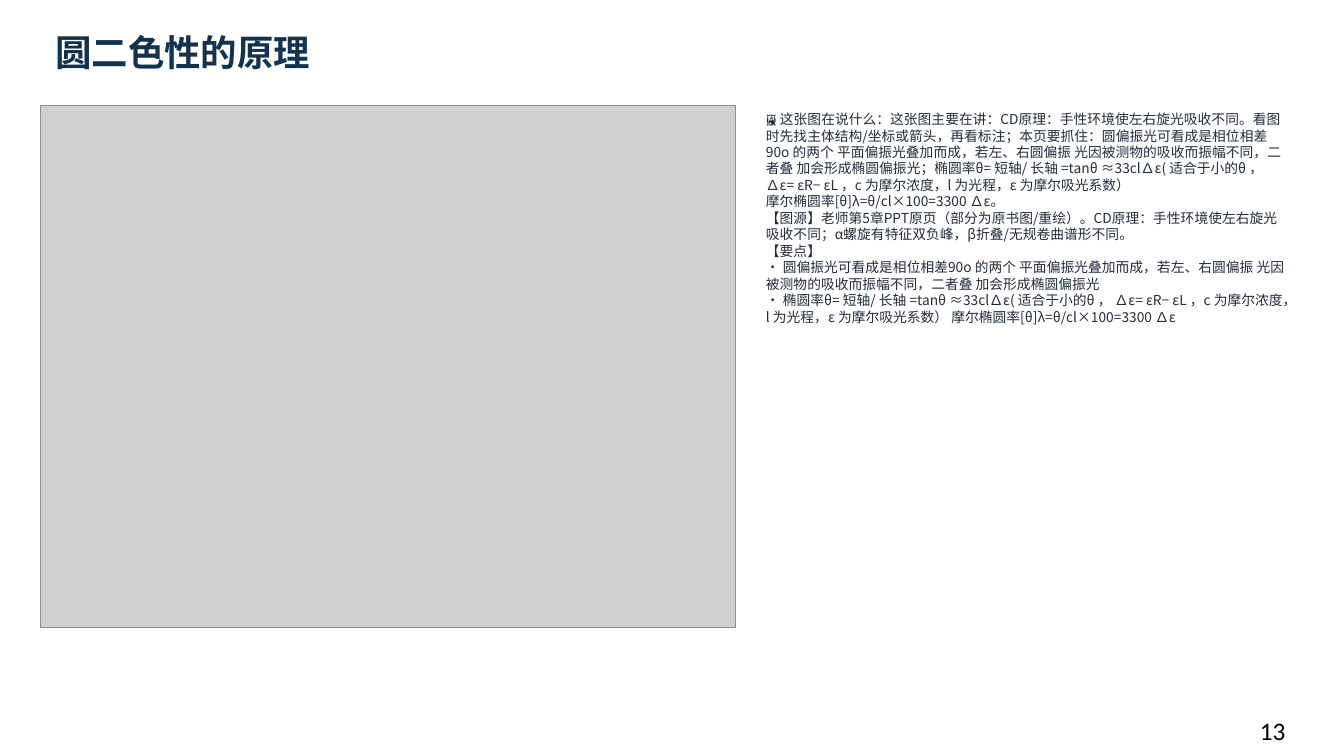
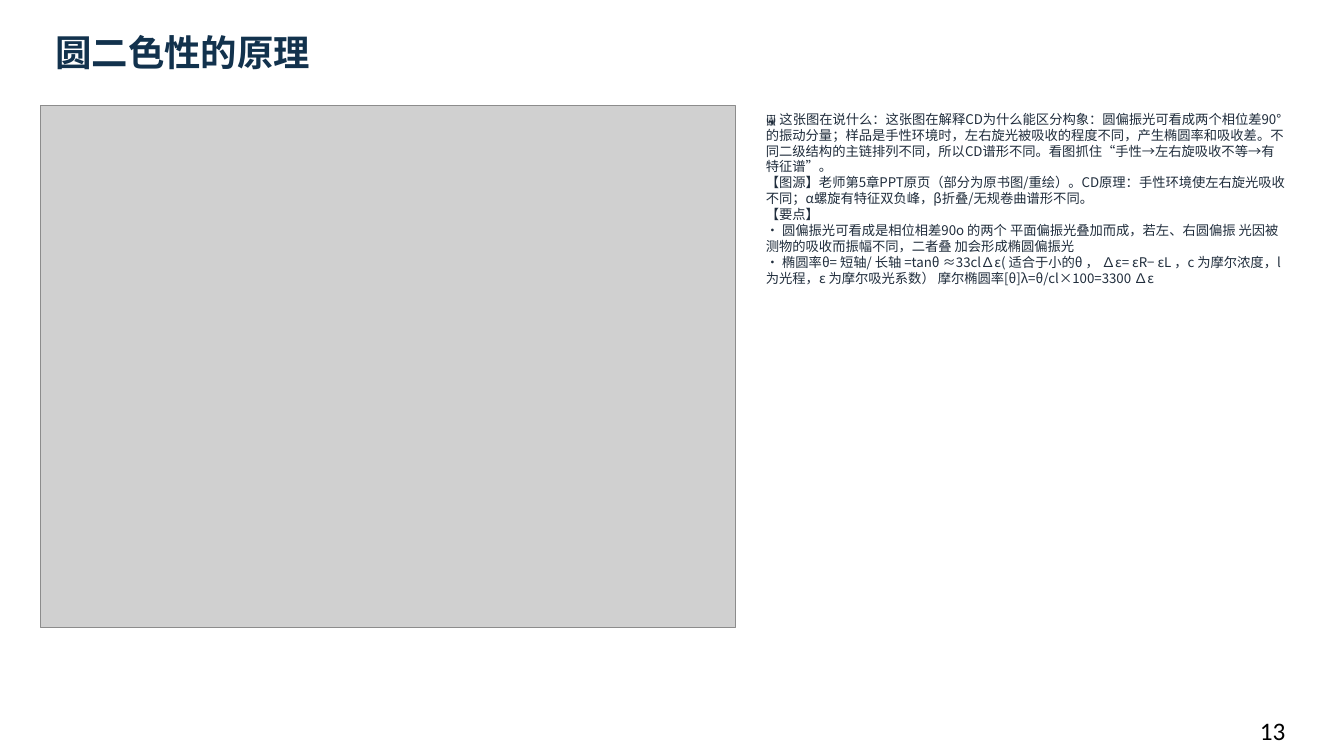
Before and after one commit to newkan-li/Biochemistry, a slide deck: slide 13 of downloads/bc03-ai-style.pptx. Drawn at 1344x756 pixels with LibreOffice and Linux fonts; fonts in the diff are those of the drawing; grey boxes stand for pictures. Boxes give left, top, right and bottom in pixels: in the first picture for what was removed or moved away, otherwise in the second. Text is boxed around its words. In the diff, an @@ line names an element or a change of style, - is before the commit and + after.

```diff
--- a/downloads/bc03-ai-style.pptx
+++ b/downloads/bc03-ai-style.pptx
@@ text at (x1=766, y1=113, x2=1285, y2=286): text changed; size 9.8 to 9.5 pt @@
-🖼 这张图在说什么：这张图主要在讲：CD原理：手性环境使左右旋光吸收不同。看图时先找主体结构/坐标或箭头，再看标注；本页要抓住：圆偏振光可看成是相位相差90o 的两个 平面偏振光叠加而成，若左、右圆偏振 光因被测物的吸收而振幅不同，二者叠 加会形成椭圆偏振光；椭圆率θ= 短轴/ 长轴 =tanθ ≈33cl∆ε( 适合于小的θ ， ∆ε= εR− εL ，c 为摩尔浓度，l 为光程，ε 为摩尔吸光系数） 摩尔椭圆率[θ]λ=θ/cl×100=3300 ∆ε。
-【图源】老师第5章PPT原页（部分为原书图/重绘）。CD原理：手性环境使左右旋光吸收不同；α螺旋有特征双负峰，β折叠/无规卷曲谱形不同。
-【要点】
-• 圆偏振光可看成是相位相差90o 的两个 平面偏振光叠加而成，若左、右圆偏振 光因被测物的吸收而振幅不同，二者叠 加会形成椭圆偏振光
-• 椭圆率θ= 短轴/ 长轴 =tanθ ≈33cl∆ε( 适合于小的θ ， ∆ε= εR− εL ，c 为摩尔浓度，l 为光程，ε 为摩尔吸光系数） 摩尔椭圆率[θ]λ=θ/cl×100=3300 ∆ε
+🖼 这张图在说什么：这张图在解释CD为什么能区分构象：圆偏振光可看成两个相位差90°的振动分量；样品是手性环境时，左右旋光被吸收的程度不同，产生椭圆率和吸收差。不同二级结构的主链排列不同，所以CD谱形不同。看图抓住“手性→左右旋吸收不等→有特征谱”。
+【图源】老师第5章PPT原页（部分为原书图/重绘）。CD原理：手性环境使左右旋光吸收不同；α螺旋有特征双负峰，β折叠/无规卷曲谱形不同。
+【要点】
+• 圆偏振光可看成是相位相差90o 的两个 平面偏振光叠加而成，若左、右圆偏振 光因被测物的吸收而振幅不同，二者叠 加会形成椭圆偏振光
+• 椭圆率θ= 短轴/ 长轴 =tanθ ≈33cl∆ε( 适合于小的θ ， ∆ε= εR− εL ，c 为摩尔浓度，l 为光程，ε 为摩尔吸光系数） 摩尔椭圆率[θ]λ=θ/cl×100=3300 ∆ε
```
Also in this commit, not shown: 57 other slides changed, 5 other files.
